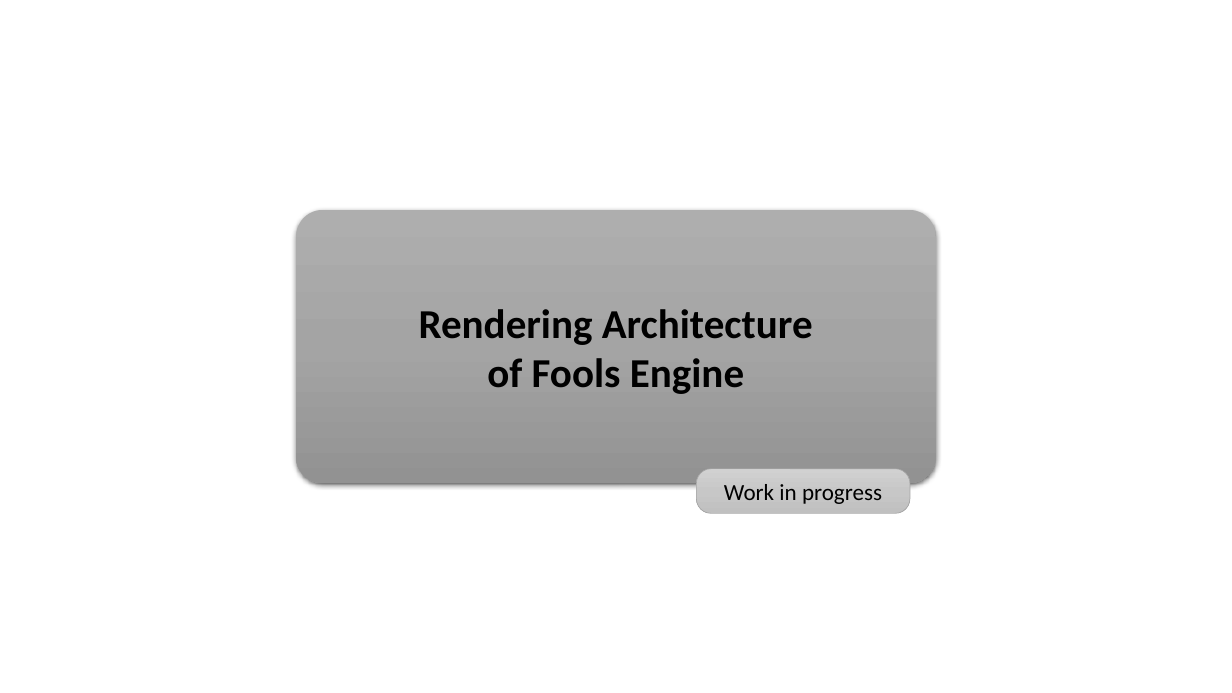
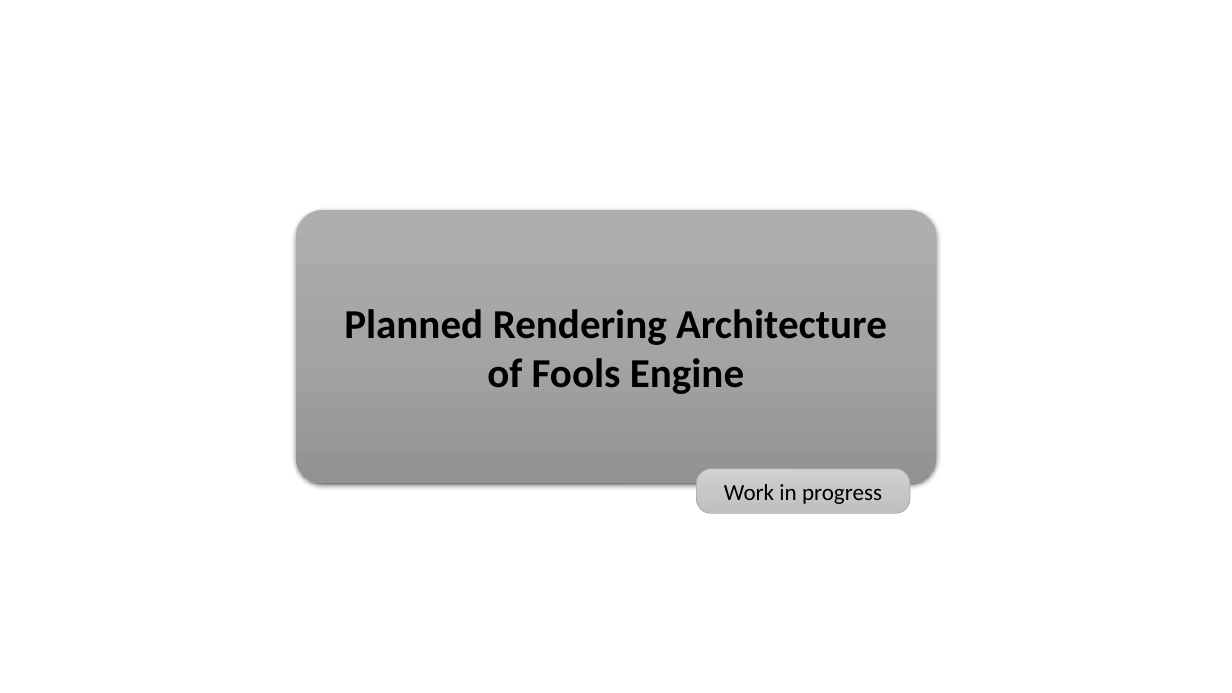
Before and after one commit to pawel-kaleta/FoolsEngine, a slide deck: slide 1 of Documentation/Rendering Architecture.pptx. Drawn at 1232x693 pixels with LibreOffice and Linux fonts; fonts in the diff are those of the drawing. Boxes give left, top, right and bottom in pixels: in the first picture for what was removed or moved away, otherwise in the second. Text is boxed around its words. In the diff, an @@ line names an element or a change of style, - is before the commit and + after.

```diff
--- a/Documentation/Rendering Architecture.pptx
+++ b/Documentation/Rendering Architecture.pptx
@@ text in rounded rectangle at bbox=[344, 309, 887, 345]: text changed @@
-Rendering Architecture
+Planned Rendering Architecture
```
Also in this commit, not shown: 6 other slides changed, 13 other files.
